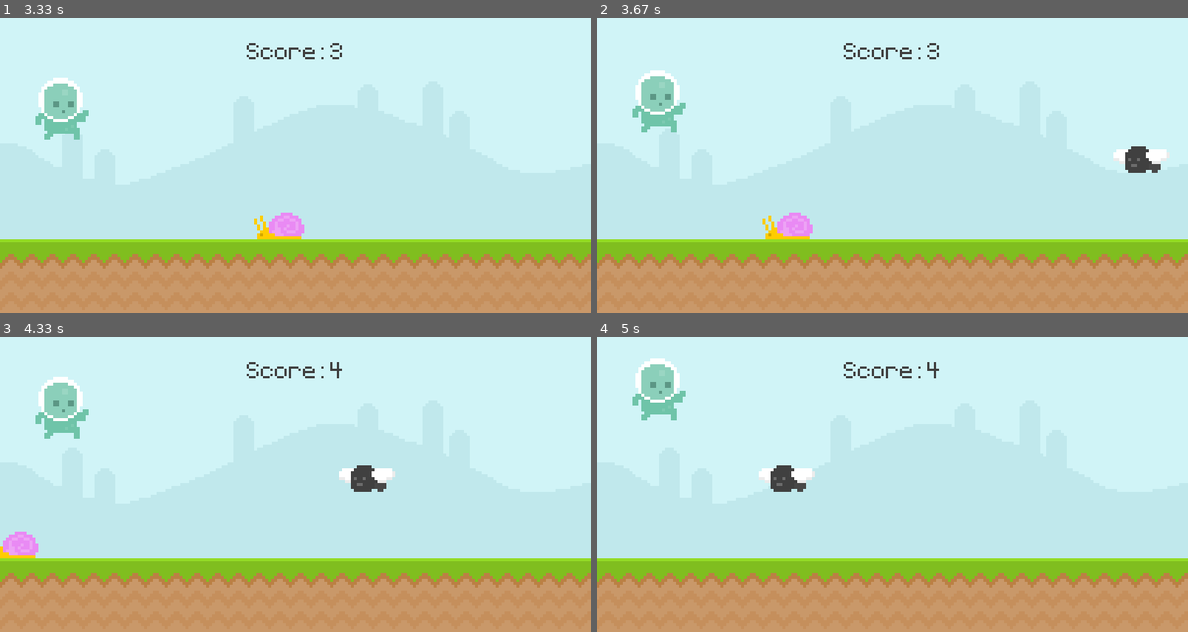
Above: before the commit, frames 1-4 (two rows, left to right).
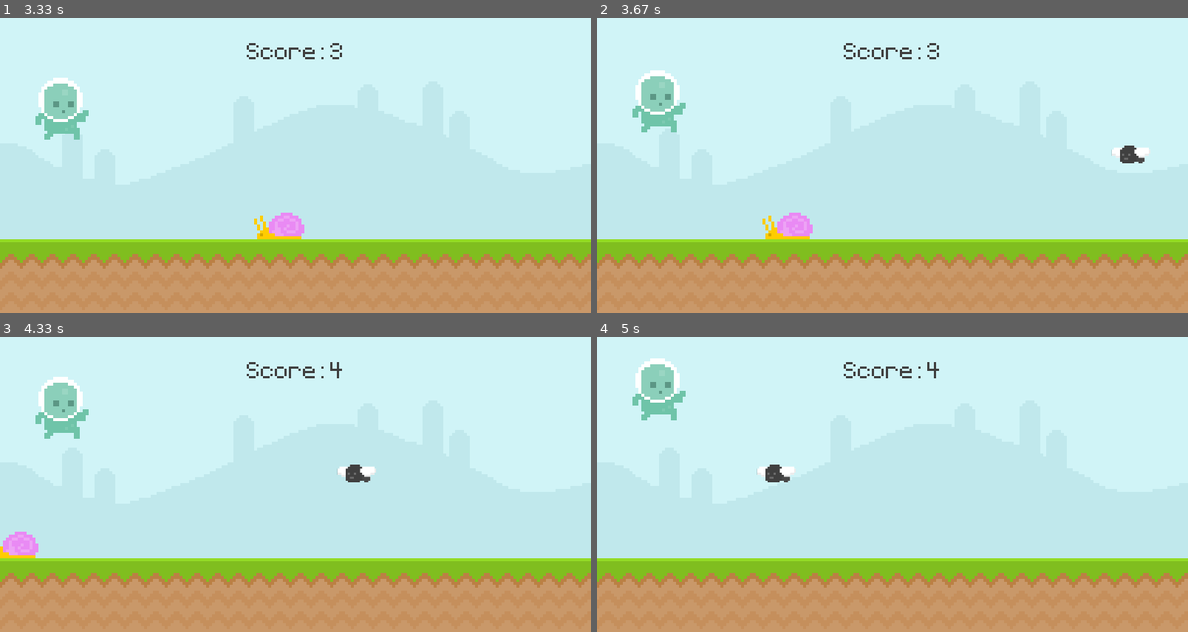
Above: after the commit, the same moments.

Repository: BujorelActimel/pygame-runner
Game: pygame game, started from main.py
The game is run twice, just before and just after one commit, with the same random seed, the same clock (stepped at 60 frames per second) and the same inputs.
Inputs:
- Up to frame 1 (3.33 s): tap Space at 0.33, 3.17 s
- Up to frame 2 (3.67 s): tap Space at 3.57 s
- Up to frame 3 (4.33 s): tap Space at 3.87, 4.07 s
- Up to frame 4 (5 s): tap Space at 4.4, 4.7, 4.87 s

Frame 1 is identical in both runs. In frame 2, 0.5% of the frame differs, in the area x 87-97%, y 43-53%; in frame 3, 0.5%, in the area x 57-67%, y 43-53%; in frame 4, 0.5%.

Commit message:
scale the frames if obstacle type is fly

Diff:
--- a/main.py
+++ b/main.py
@@ -50,6 +50,8 @@
 		if type == 'fly':
 			fly_1 = pygame.image.load('graphics/fly/fly1.png').convert_alpha()
 			fly_2 = pygame.image.load('graphics/fly/fly2.png').convert_alpha()
+			# fly_1 = pygame.transform.rotozoom(fly_1, 0, 0.5)
+			# fly_2 = pygame.transform.rotozoom(fly_2, 0, 0.5)
 			self.frames = [fly_1,fly_2]
 			y_pos = 210
 		else:
@@ -63,9 +65,13 @@
 		self.rect = self.image.get_rect(midbottom = (randint(900,1100),y_pos))
 
 	def animation_state(self):
+		if self.rect.bottom == 210:
+			self.animation_index += 0.5
 		self.animation_index += 0.1
 		if self.animation_index >= len(self.frames): self.animation_index = 0
 		self.image = self.frames[int(self.animation_index)]
+		if self.rect.bottom == 210: # daca obstacolul este de tipul 'fly', scaleaza la 0.7
+			self.image = pygame.transform.rotozoom(self.image, 0, 0.7)
 
 	def update(self):
 		self.animation_state()
